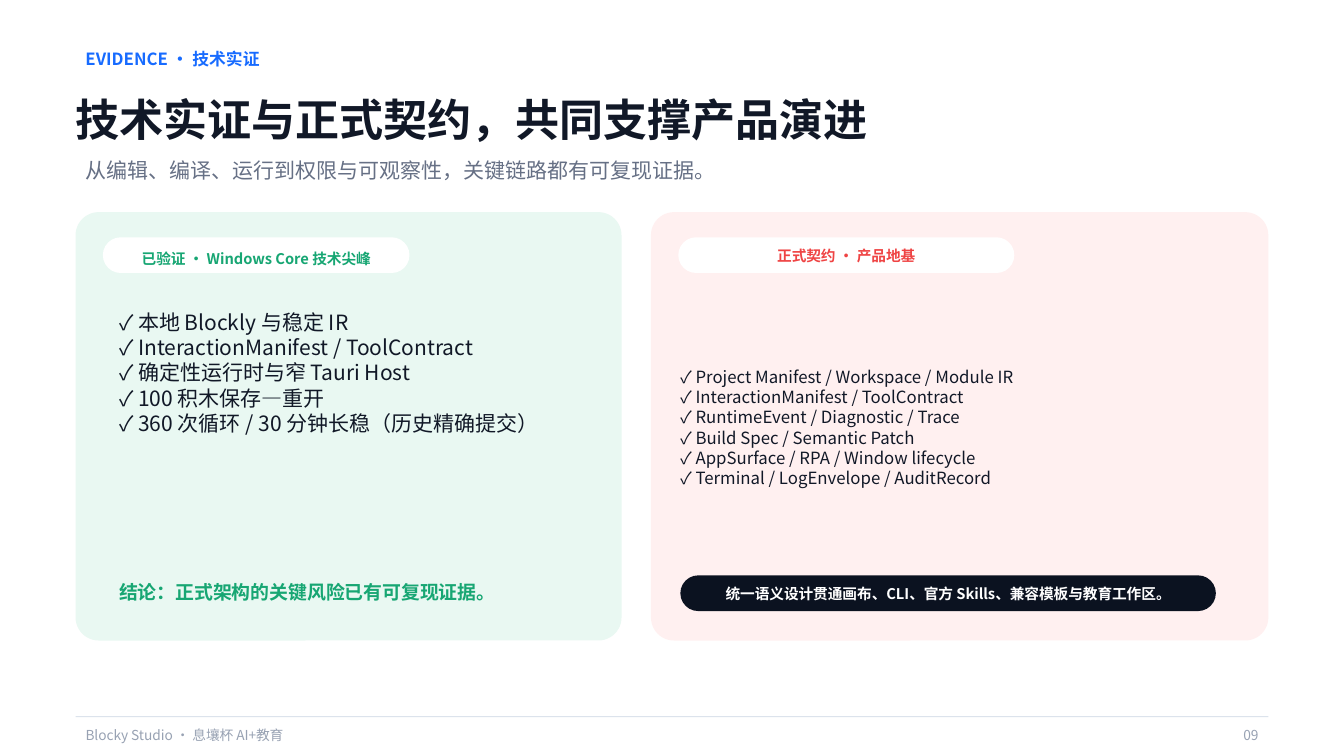
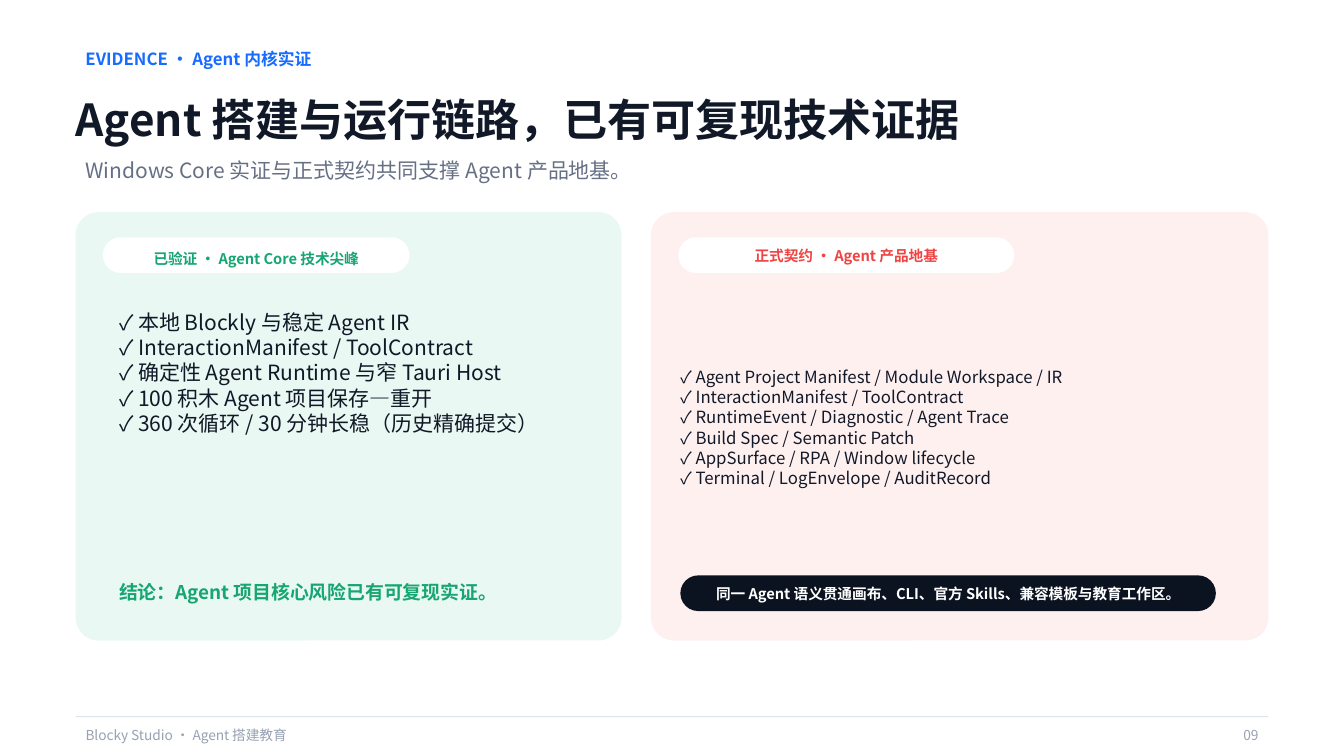
Before and after one commit to q2955161835-debug/Blocky-AI, a slide deck: slide 9 of PPT与商业计划书/Blocky-Studio-息壤杯-AI+教育.pptx. Drawn at 1344x756 pixels with LibreOffice and Linux fonts; fonts in the diff are those of the drawing; background and template pictures are left out. Boxes give left, top, right and bottom in pixels: in the first picture for what was removed or moved away, otherwise in the second. Text is boxed around its words. In the diff, an @@ line names an element or a change of style, - is before the commit and + after.

Commit message:
docs: center contest deck on Agent building

```diff
--- a/PPT与商业计划书/Blocky-Studio-息壤杯-AI+教育.pptx
+++ b/PPT与商业计划书/Blocky-Studio-息壤杯-AI+教育.pptx
@@ text at [85,50,311,69]: text changed @@
-EVIDENCE · 技术实证
+EVIDENCE · Agent 内核实证
@@ text at [76,98,960,147]: text changed @@
-技术实证与正式契约，共同支撑产品演进
+Agent 搭建与运行链路，已有可复现技术证据
@@ text at [86,160,632,183]: text changed @@
-从编辑、编译、运行到权限与可观察性，关键链路都有可复现证据。
+Windows Core 实证与正式契约共同支撑 Agent 产品地基。
@@ text at [154,251,358,268]: text changed @@
-已验证 · Windows Core 技术尖峰
+已验证 · Agent Core 技术尖峰
@@ text at [755,248,937,265]: text changed @@
-正式契约 · 产品地基
+正式契约 · Agent 产品地基
@@ text at [138,312,409,335]: text changed @@
-✓ 本地 Blockly 与稳定 IR
+✓ 本地 Blockly 与稳定 Agent IR
@@ text at [138,362,501,411]: text changed @@
-✓ 确定性运行时与窄 Tauri Host
-✓ 100 积木保存—重开
+✓ 确定性 Agent Runtime 与窄 Tauri Host
+✓ 100 积木 Agent 项目保存—重开
@@ text at [696,369,1063,388]: text changed @@
-✓ Project Manifest / Workspace / Module IR
+✓ Agent Project Manifest / Module Workspace / IR
@@ text at [696,410,1009,427]: text changed @@
-✓ RuntimeEvent / Diagnostic / Trace
+✓ RuntimeEvent / Diagnostic / Agent Trace
@@ text at [119,583,497,604]: text changed @@
-结论：正式架构的关键风险已有可复现证据。
+结论：Agent 项目核心风险已有可复现实证。
@@ text at [716,586,1180,603]: text changed @@
-统一语义设计贯通画布、CLI、官方 Skills、兼容模板与教育工作区。
+同一 Agent 语义贯通画布、CLI、官方 Skills、兼容模板与教育工作区。
@@ text at [86,728,287,744]: text changed @@
-Blocky Studio · 息壤杯 AI+教育
+Blocky Studio · Agent 搭建教育
```
Also in this commit, not shown: 13 other slides changed, 2 other files.
